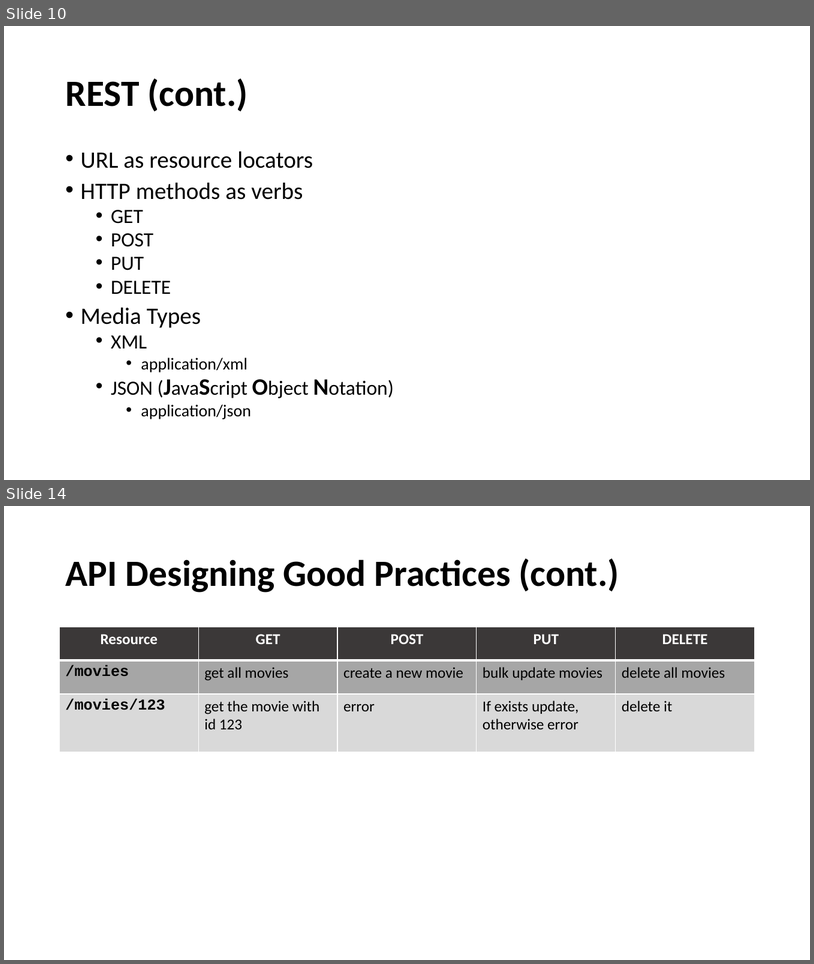
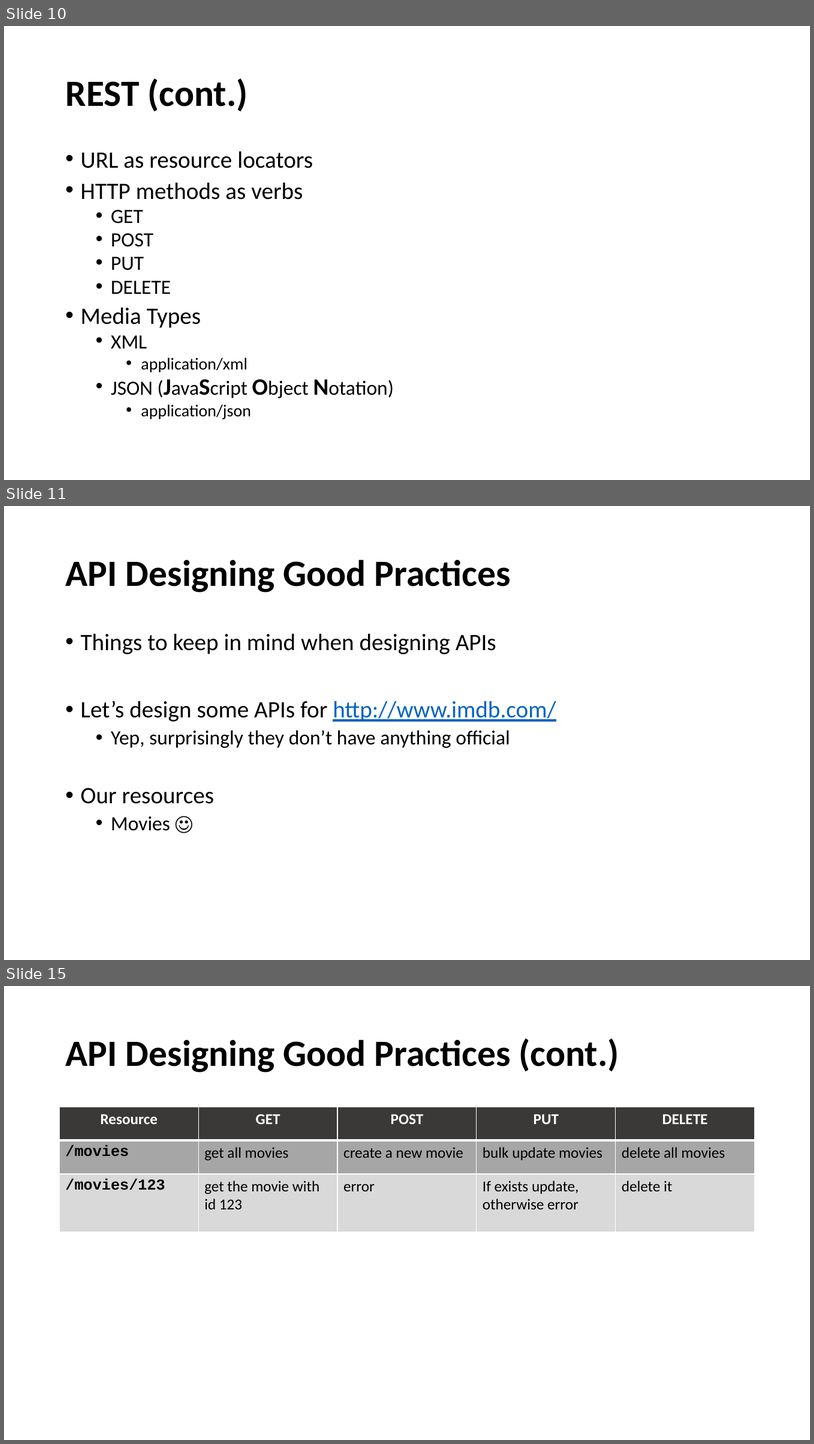
Before and after one commit to mushfek/javafest-webservice-webiner, a slide deck: WebservicesWebiner.pptx. Shown one above the other, each under a label of ours: slides 10 and 14 before the commit, slides 10, 11 and 15 after it; the slides between them are not shown. The pictures are 814x964 and 814x1444 pixels, drawn with LibreOffice and Linux fonts; fonts in the diff are those of the drawing. Boxes give left, top, right and bottom in pixels: in the first picture for what was removed or moved away, otherwise in the second. Text is boxed around its words. In the diff, an @@ line names an element or a change of style, - is before the commit and + after.

```diff
--- a/WebservicesWebiner.pptx
+++ b/WebservicesWebiner.pptx
@@ slide 11 added at (x1=4, y1=506, x2=810, y2=960), background #FFFFFF @@
@@ title added at (x1=65, y1=559, x2=511, y2=592), 44 pt, text #000000, bold @@
+API Designing Good Practices
@@ text added at (x1=81, y1=633, x2=556, y2=831), 28 pt, text #000000 @@
+• Things to keep in mind when designing APIs
+• Let’s design some APIs for http://www.imdb.com/
+  • Yep, surprisingly they don’t have anything official
+• Our resources
+  • Movies ☺
@@ what was slide 14 is now slide 15 @@
```
Also in this commit, not shown: 8 slides changed, 1 other slide added.
